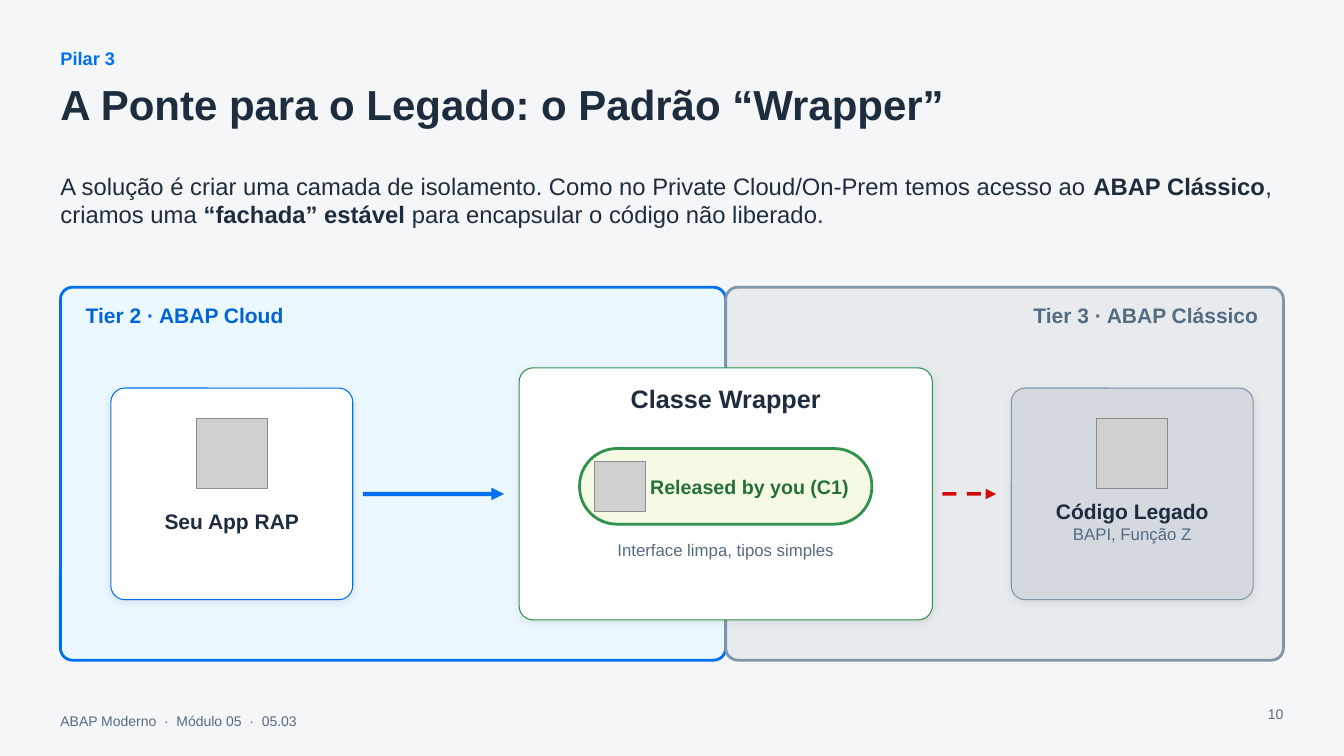
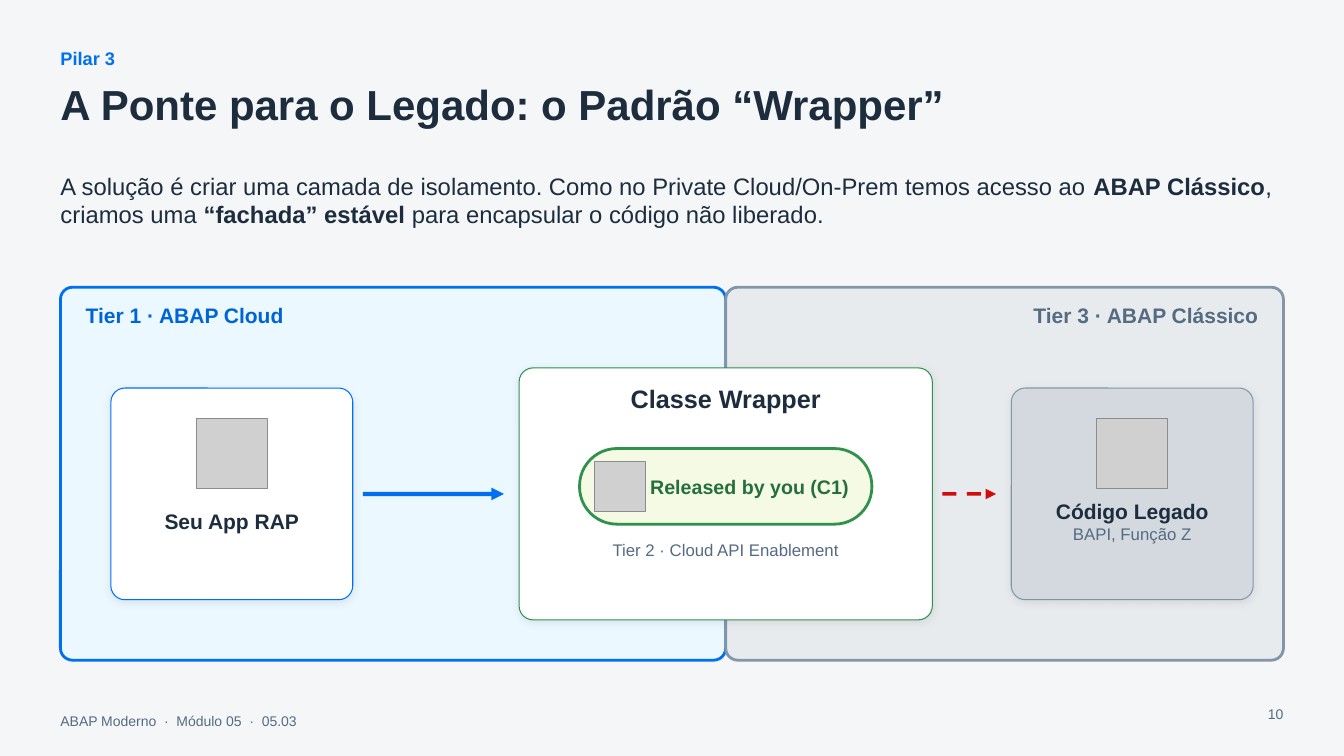
Before and after one commit to AdrianoBispo/estude-sap-abap-moderno, a slide deck: slide 10 of modulo-05/05.03 - ABAP Cloud em Profundidade/05.03_ABAP_Cloud_Guia_Arquitetural.pptx. Drawn at 1344x756 pixels with LibreOffice and Linux fonts; fonts in the diff are those of the drawing; grey boxes stand for pictures. Boxes give left, top, right and bottom in pixels: in the first picture for what was removed or moved away, otherwise in the second. Text is boxed around its words. In the diff, an @@ line names an element or a change of style, - is before the commit and + after.

```diff
--- a/modulo-05/05.03 - ABAP Cloud em Profundidade/05.03_ABAP_Cloud_Guia_Arquitetural.pptx
+++ b/modulo-05/05.03 - ABAP Cloud em Profundidade/05.03_ABAP_Cloud_Guia_Arquitetural.pptx
@@ text at (86, 307, 283, 324): text changed @@
-Tier 2 · ABAP Cloud
+Tier 1 · ABAP Cloud
@@ text at (613, 544, 838, 556): text changed @@
-Interface limpa, tipos simples
+Tier 2 · Cloud API Enablement
```
Also in this commit, not shown: 2 other slides changed, 1 other file.
